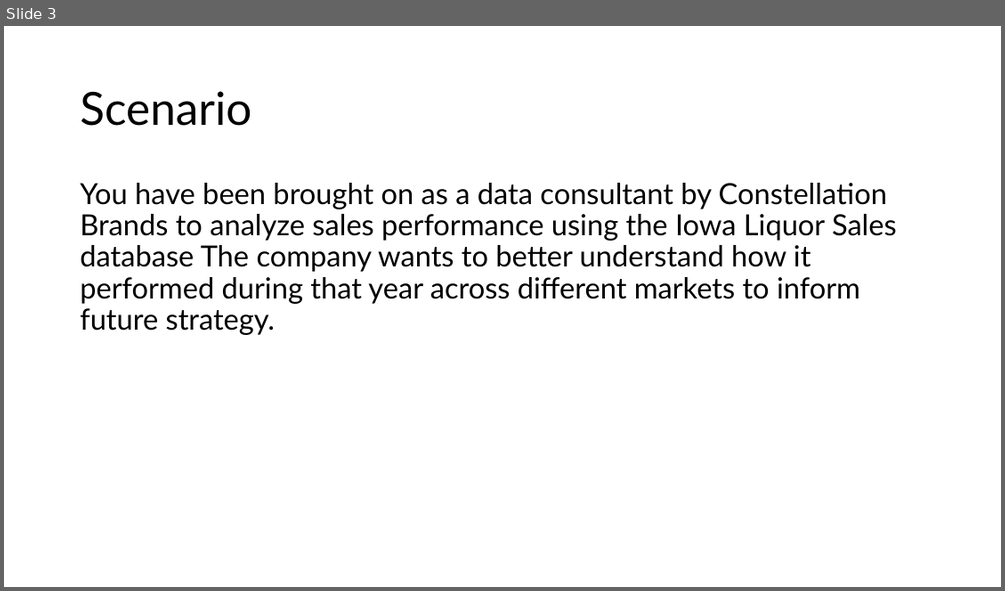
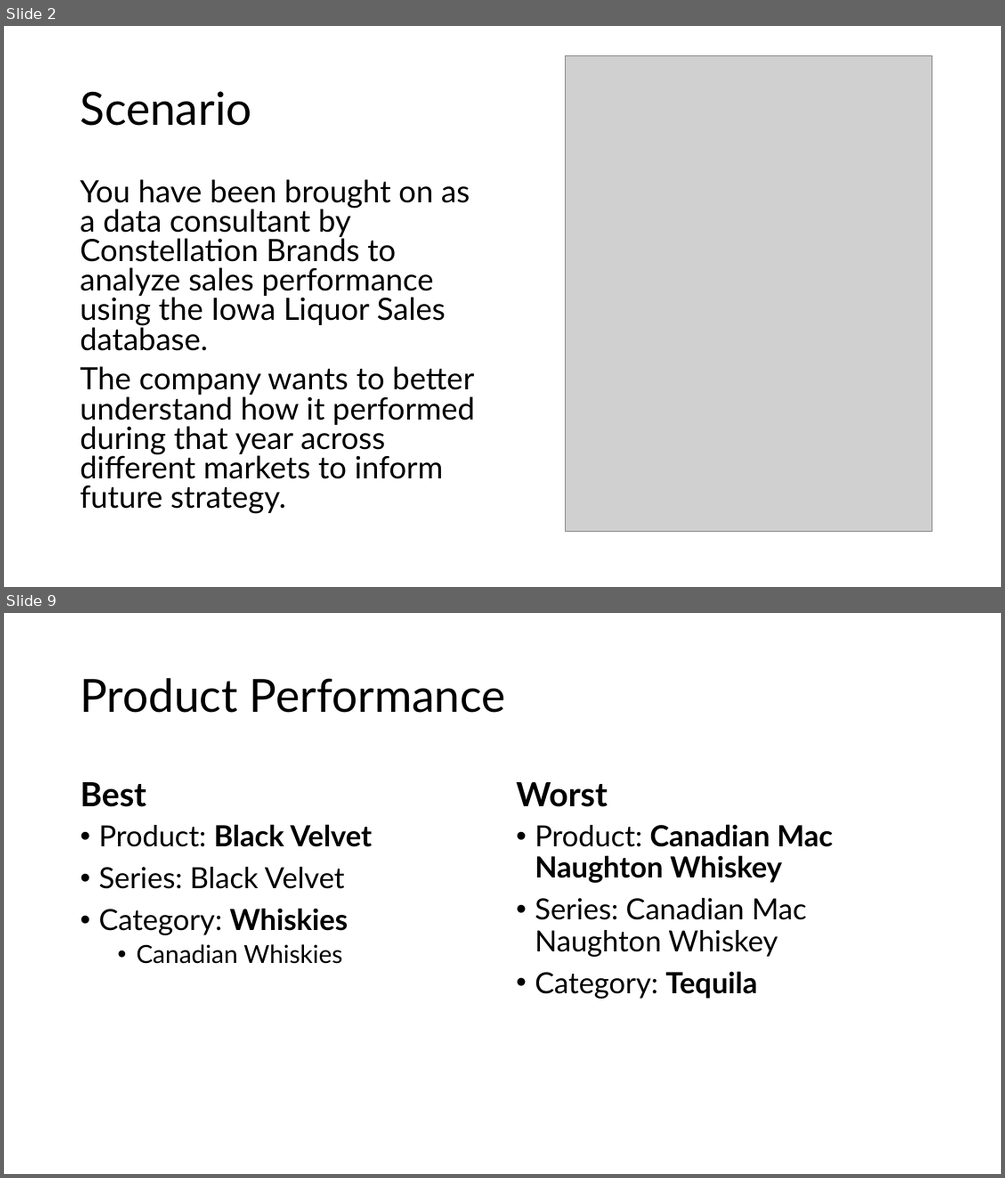
Before and after one commit to ltpham123/data-analytics, a slide deck: week-04/Pham_liquor_sales_presentation.pptx. Shown one above the other, each under a label of ours: slide 3 before the commit, slides 2 and 9 after it; the slides between them are not shown. The pictures are 1005x591 and 1005x1178 pixels, drawn with LibreOffice and Linux fonts; fonts in the diff are those of the drawing; grey boxes stand for pictures. Boxes give left, top, right and bottom in pixels: in the first picture for what was removed or moved away, otherwise in the second. Text is boxed around its words. In the diff, an @@ line names an element or a change of style, - is before the commit and + after.

```diff
--- a/week-04/Pham_liquor_sales_presentation.pptx
+++ b/week-04/Pham_liquor_sales_presentation.pptx
@@ slide 9 added at [4, 613, 1001, 1174], background #FFFFFF @@
@@ title added at [81, 678, 506, 713], 44 pt, text #000000 @@
+Product Performance
@@ text added at [81, 782, 147, 807], 32 pt, text #000000, bold @@
+Best
@@ text added at [516, 782, 607, 807], 32 pt, text #000000, bold @@
+Worst
@@ text added at [99, 824, 372, 964], 28 pt, text #000000 @@
+• Product: Black Velvet
+• Series: Black Velvet
+• Category: Whiskies
+  • Canadian Whiskies
@@ text added at [534, 824, 833, 998], 28 pt, text #000000 @@
+• Product: Canadian Mac Naughton Whiskey
+• Series: Canadian Mac Naughton Whiskey
+• Category: Tequila
@@ what was slide 3 is now slide 2 @@
@@ slide 2 changed as well @@
@@ picture added at [566, 56, 933, 532] @@
@@ text at [80, 179, 475, 513]: text changed; size 28 to 29.6 pt @@
-You have been brought on as a data consultant by Constellation Brands to analyze sales performance using the Iowa Liquor Sales database The company wants to better understand how it performed during that year across different markets to inform future strategy.
+You have been brought on as a data consultant by Constellation Brands to analyze sales performance using the Iowa Liquor Sales database.
+The company wants to better understand how it performed during that year across different markets to inform future strategy.
```
Also in this commit, not shown: 2 other slides changed, 13 other slides added, 10 slides removed.
